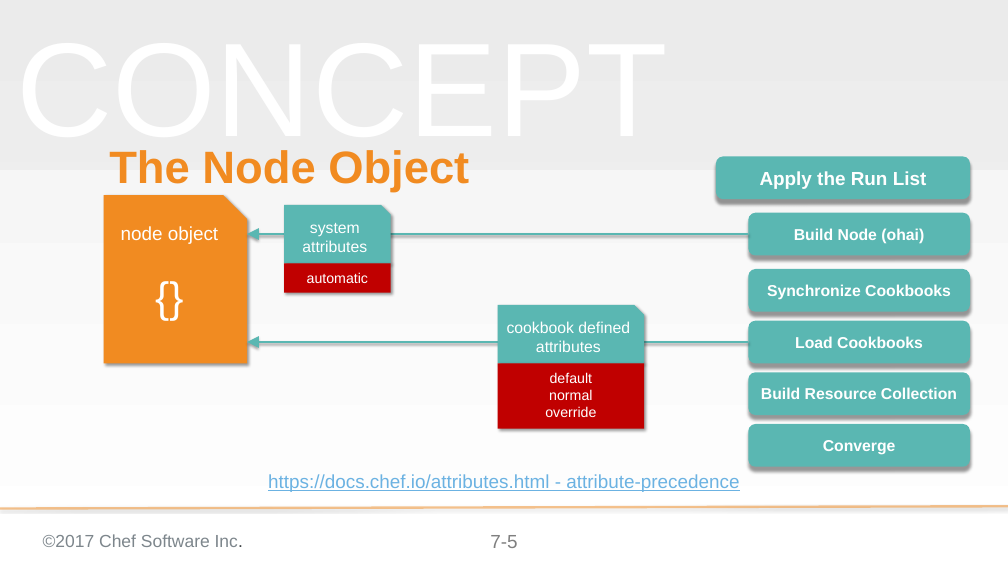
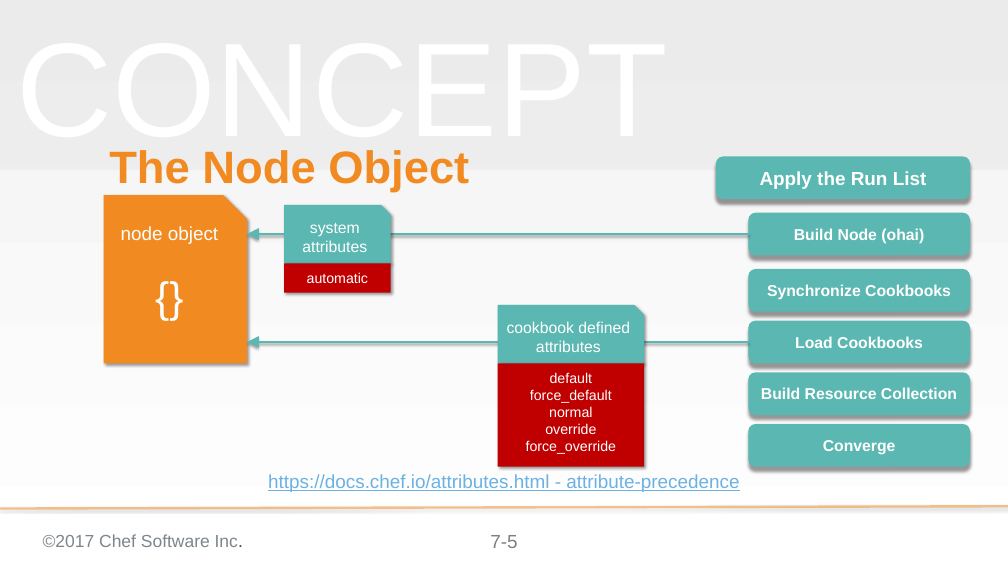
Before and after one commit to ericheiser/chef-intermediate, a slide deck: slide 5 of 07-refactoring_to_attributes.pptx. Drawn at 1008x567 pixels with LibreOffice and Linux fonts; fonts in the diff are those of the drawing; background and template pictures are left out. Boxes give left, top, right and bottom in pixels: in the first picture for what was removed or moved away, otherwise in the second. Text is boxed around its words. In the diff, an @@ line names an element or a change of style, - is before the commit and + after.

```diff
--- a/07-refactoring_to_attributes.pptx
+++ b/07-refactoring_to_attributes.pptx
@@ rectangle "default": place and size @@
-rectangle "default" at (498, 363, 644, 429)
+rectangle "default" at (498, 363, 644, 467)
@@ text in rectangle at (530, 389, 612, 403): paragraph added @@
+force_default
@@ text in rectangle at (526, 440, 617, 454): paragraph added @@
+force_override
```
Also in this commit, not shown: 5 other slides changed, 4 slides added, 2 other files.
